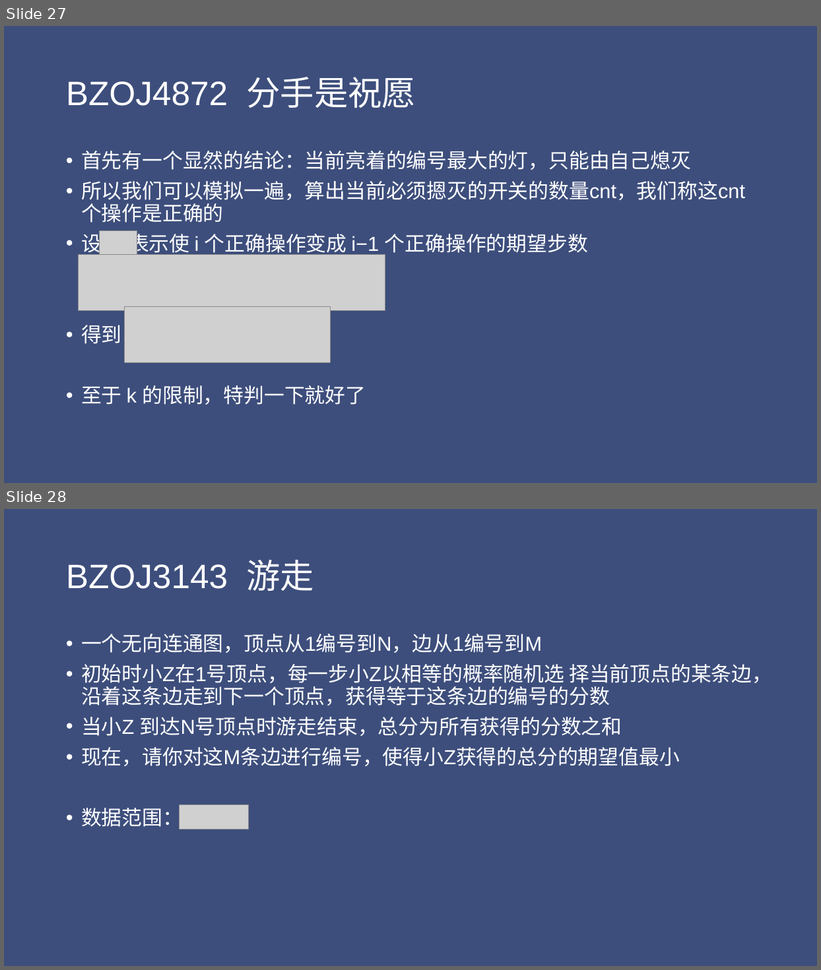
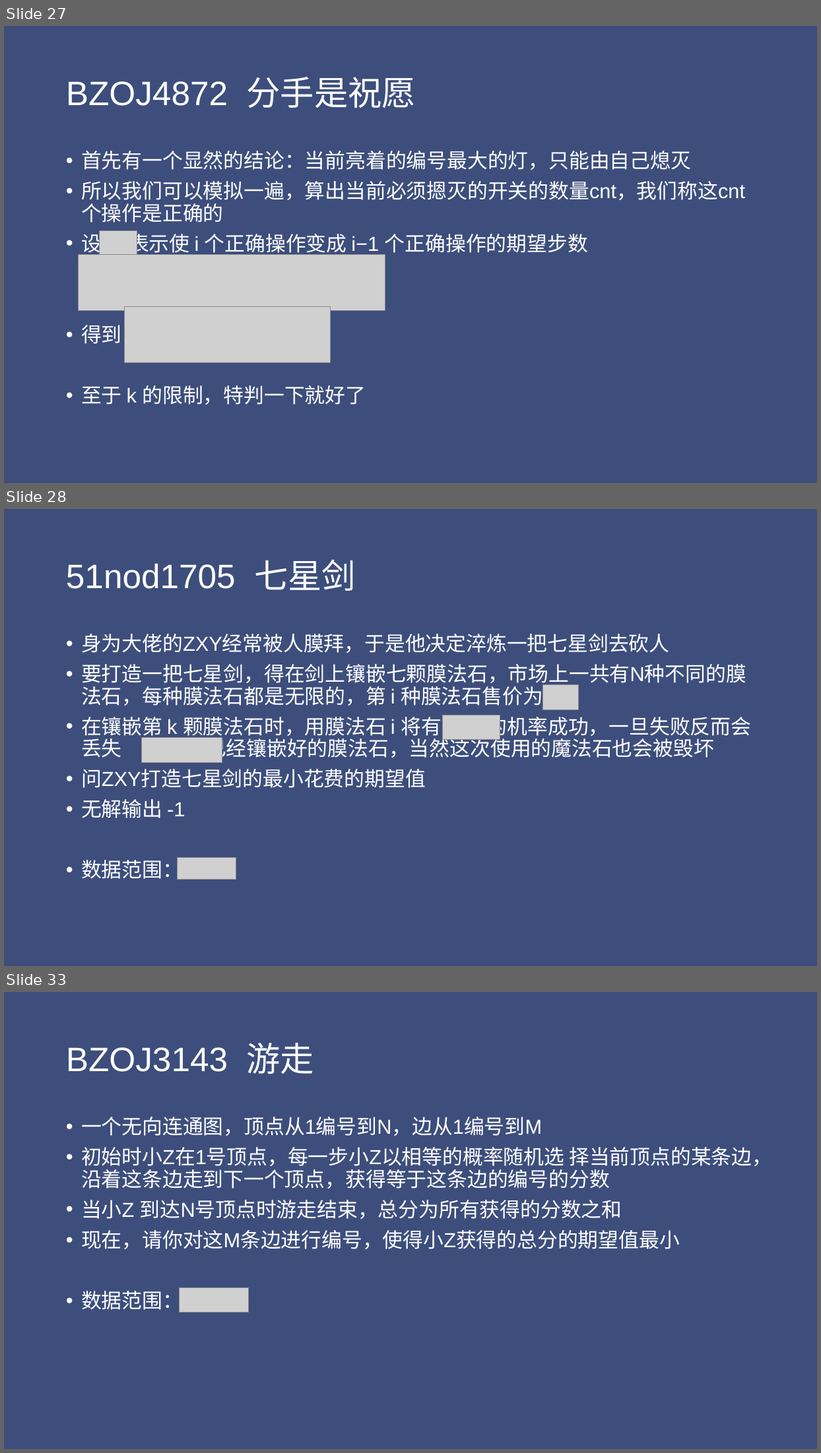
Before and after one commit to Chty-syq/OIblog, a slide deck: file/概率与期望.pptx. Shown one above the other, each under a label of ours: slides 27 and 28 before the commit, slides 27, 28 and 33 after it; the slides between them are not shown. The pictures are 821x970 and 821x1453 pixels, drawn with LibreOffice and Linux fonts; fonts in the diff are those of the drawing; grey boxes stand for pictures. Boxes give left, top, right and bottom in pixels: in the first picture for what was removed or moved away, otherwise in the second. Text is boxed around its words. In the diff, an @@ line names an element or a change of style, - is before the commit and + after.

```diff
--- a/file/概率与期望.pptx
+++ b/file/概率与期望.pptx
@@ slide 28 added at [4, 509, 817, 966], background #3E4E7C @@
@@ title added at [66, 559, 356, 591], 40 pt, text #FFFFFF @@
+51nod1705 七星剑
@@ text added at [81, 634, 751, 880], 24 pt, text #FFFFFF @@
+• 身为大佬的ZXY经常被人膜拜，于是他决定淬炼一把七星剑去砍人
+• 要打造一把七星剑，得在剑上镶嵌七颗膜法石，市场上一共有N种不同的膜法石，每种膜法石都是无限的，第 i 种膜法石售价为
+• 在镶嵌第 k 颗膜法石时，用膜法石 i 将有 的机率成功，一旦失败反而会丢失 颗已经镶嵌好的膜法石，当然这次使用的魔法石也会被毁坏
+• 问ZXY打造七星剑的最小花费的期望值
+• 无解输出 -1
+• 数据范围：
@@ picture added at [543, 685, 579, 710] @@
@@ picture added at [443, 715, 500, 740] @@
@@ picture added at [141, 738, 222, 762] @@
@@ picture added at [177, 858, 236, 880] @@
@@ what was slide 28 is now slide 33 @@
```
Also in this commit, not shown: 10 slides changed, 43 other slides added, 3 other files.
